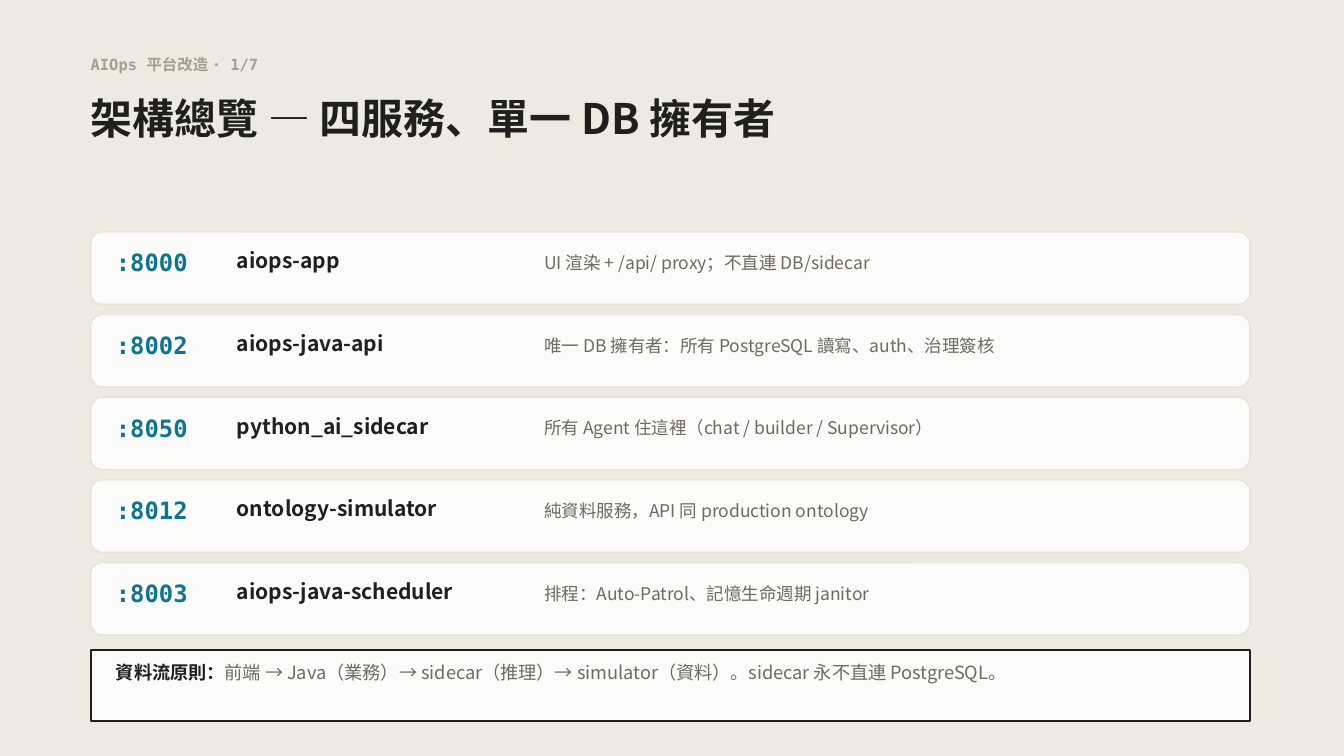
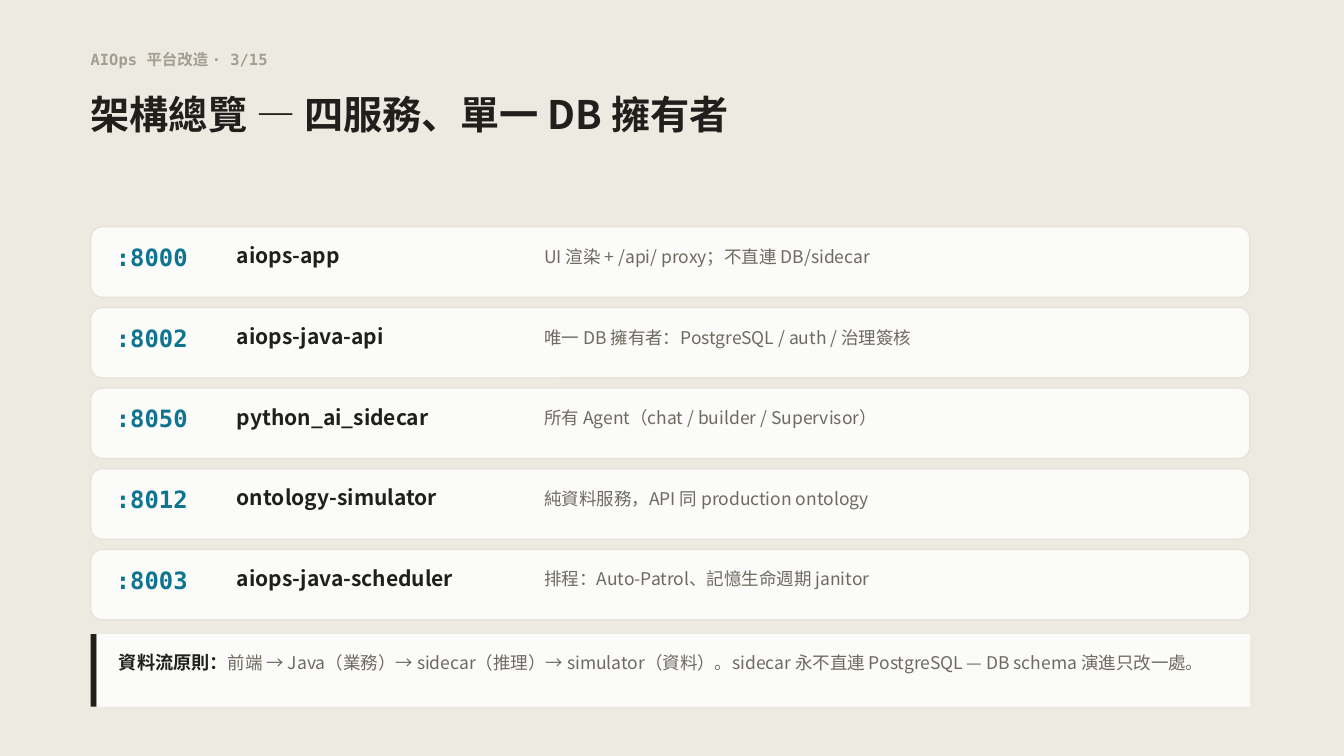
Before and after one commit to gillggx/ai-ops-agentic-platform, a slide deck: slide 3 of docs/PLATFORM_OVERVIEW_2026H2.pptx (slide 2 before the commit). Drawn at 1344x756 pixels with LibreOffice and Linux fonts; fonts in the diff are those of the drawing. Boxes give left, top, right and bottom in pixels: in the first picture for what was removed or moved away, otherwise in the second. Text is boxed around its words. In the diff, an @@ line names an element or a change of style, - is before the commit and + after.

```diff
--- a/docs/PLATFORM_OVERVIEW_2026H2.pptx
+++ b/docs/PLATFORM_OVERVIEW_2026H2.pptx
@@ text at (91, 52, 267, 68): text changed @@
-AIOps 平台改造 · 1/7
+AIOps 平台改造 · 3/15
@@ text "架構總覽 — 四服務、單一 DB 擁有者" at (91, 95, 728, 133): size 30 to 28 pt @@
@@ 5 texts, 2 rounded rectangles: place and size @@
-5 texts, 2 rounded rectangles at (91, 232, 1250, 387)
+5 texts, 2 rounded rectangles at (91, 227, 1250, 378)
@@ text at (544, 329, 911, 349): text changed @@
-唯一 DB 擁有者：所有 PostgreSQL 讀寫、auth、治理簽核
+唯一 DB 擁有者：PostgreSQL / auth / 治理簽核
@@ text at (544, 409, 877, 429): text changed @@
-所有 Agent 住這裡（chat / builder / Supervisor）
+所有 Agent（chat / builder / Supervisor）
@@ 5 texts, 2 rounded rectangles: place and size @@
-5 texts, 2 rounded rectangles at (91, 397, 1250, 553)
+5 texts, 2 rounded rectangles at (91, 388, 1250, 539)
@@ 3 texts, 1 rounded rectangle: place and size @@
-3 texts, 1 rounded rectangle at (91, 563, 1250, 635)
+3 texts, 1 rounded rectangle at (91, 549, 1250, 620)
@@ rectangle added at (91, 634, 97, 707), fill #211F1C @@
@@ rectangle: place and size @@
-rectangle at (91, 650, 1250, 721)
+rectangle at (97, 634, 1250, 707)
@@ rectangle at (97, 634, 1250, 707): outline #211F1C 1.5 pt to none @@
@@ text at (119, 653, 1203, 674): text changed; size 13 to 12.5 pt @@
-資料流原則：前端 → Java（業務）→ sidecar（推理）→ simulator（資料）。sidecar 永不直連 PostgreSQL。
+資料流原則：前端 → Java（業務）→ sidecar（推理）→ simulator（資料）。sidecar 永不直連 PostgreSQL — DB schema 演進只改一處。
```
Also in this commit, not shown: 6 other slides changed, 8 slides added, 1 slide removed.
